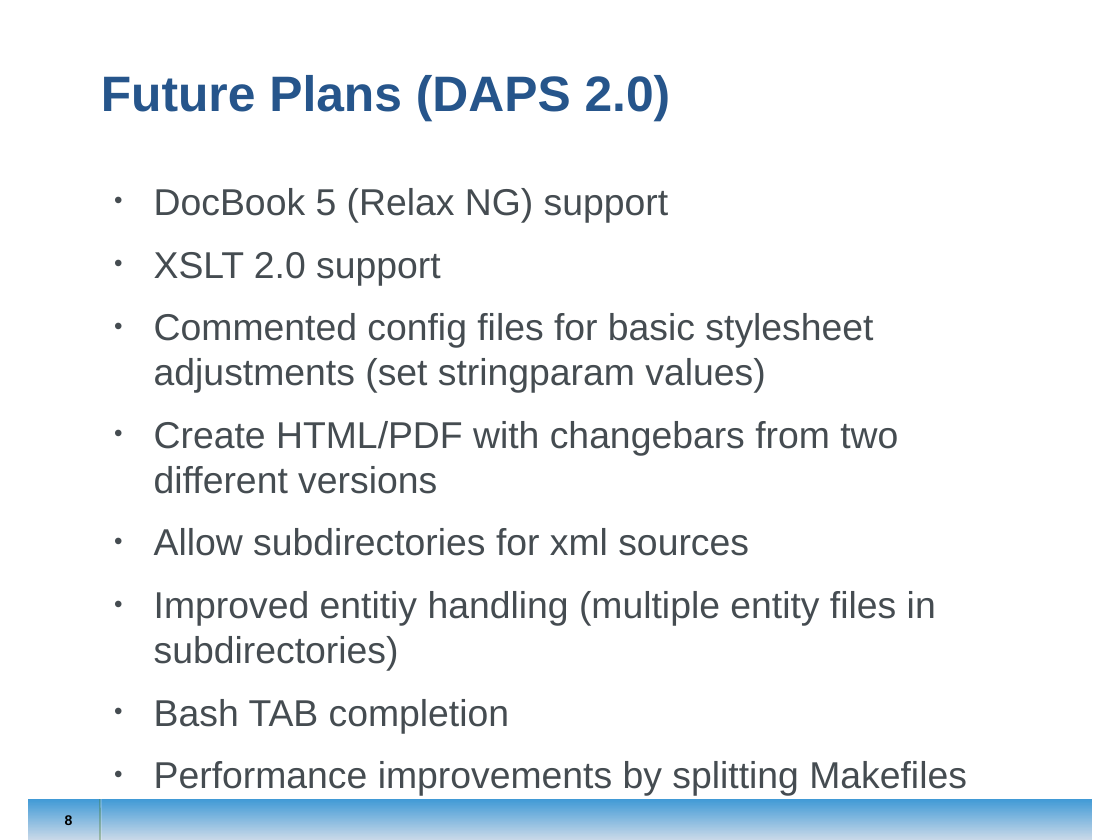
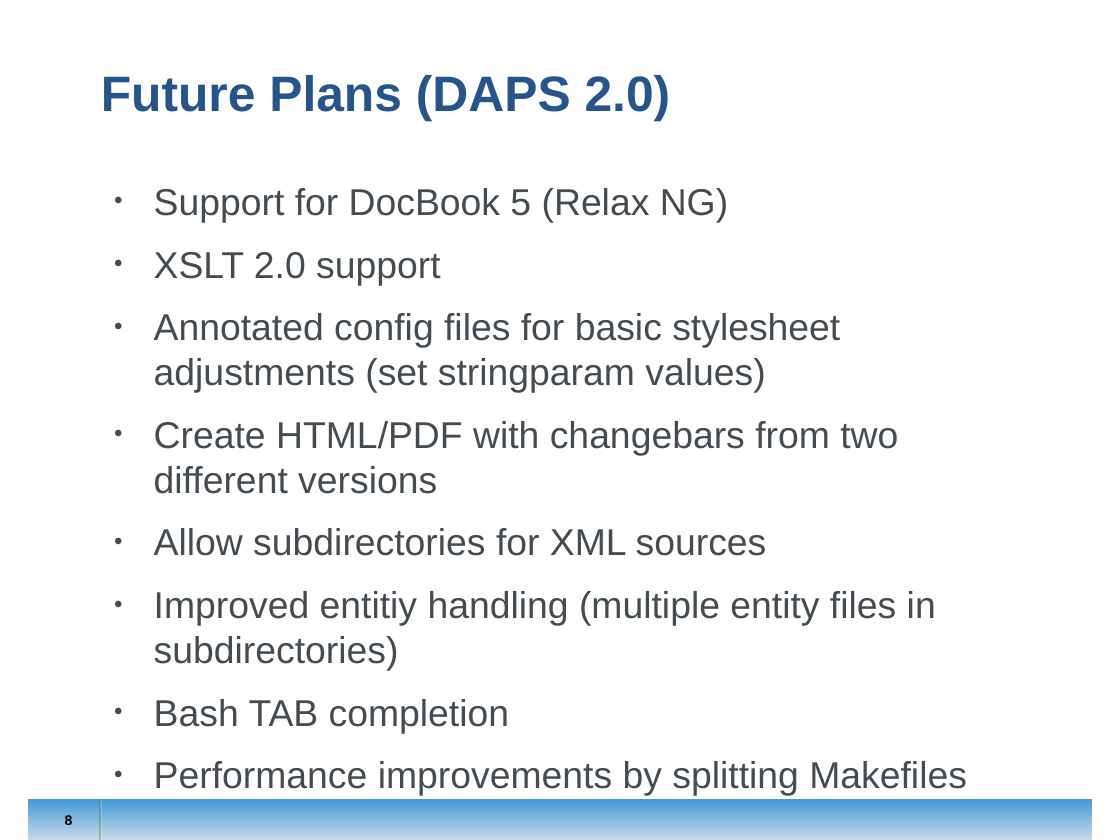
Before and after one commit to openSUSE/daps, a slide deck: slide 8 of doc/presentation/daps_linuxtag_2012.odp. Drawn at 1120x840 pixels with LibreOffice and Linux fonts; fonts in the diff are those of the drawing; background and template pictures are left out. Boxes give left, top, right and bottom in pixels: in the first picture for what was removed or moved away, otherwise in the second. Text is boxed around its words. In the diff, an @@ line names an element or a change of style, - is before the commit and + after.

```diff
--- a/doc/presentation/daps_linuxtag_2012.odp
+++ b/doc/presentation/daps_linuxtag_2012.odp
@@ text at (154,188,728,223): text changed @@
-• DocBook 5 (Relax NG) support
+• Support for DocBook 5 (Relax NG)
@@ text at (154,313,840,393): text changed @@
-• Commented config files for basic stylesheet adjustments (set stringparam values)
+• Annotated config files for basic stylesheet adjustments (set stringparam values)
@@ text at (154,528,767,556): text changed @@
-• Allow subdirectories for xml sources
+• Allow subdirectories for XML sources
```
Also in this commit, not shown: 4 other slides changed.
